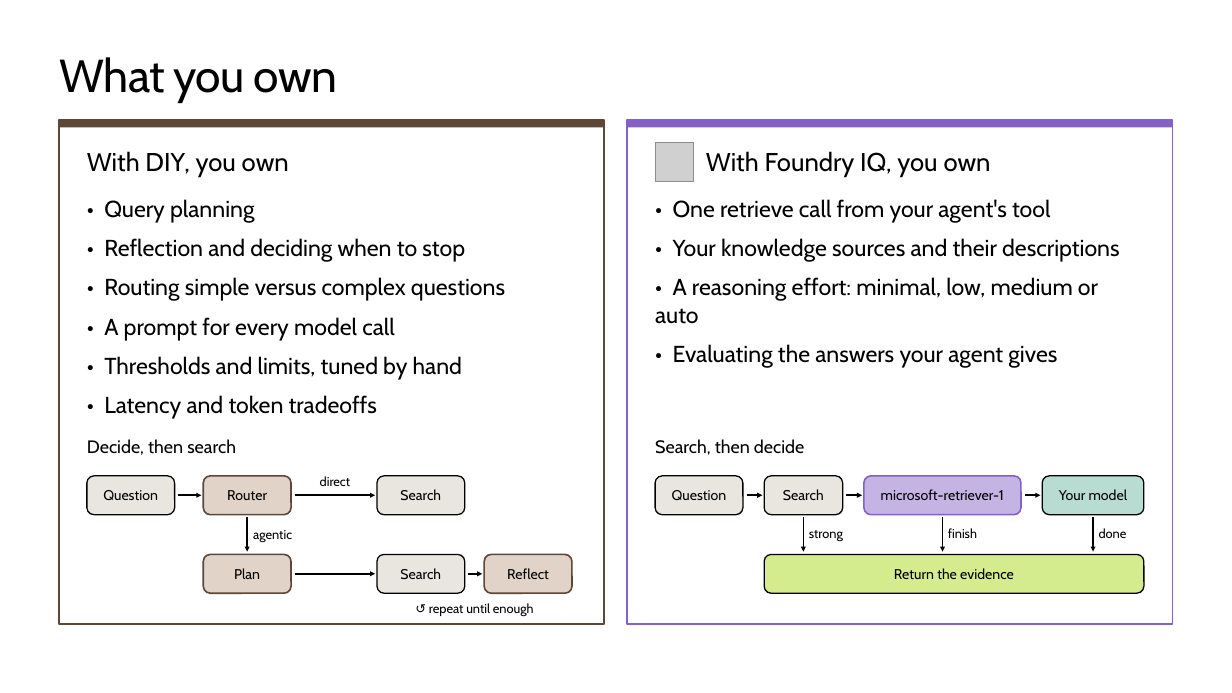
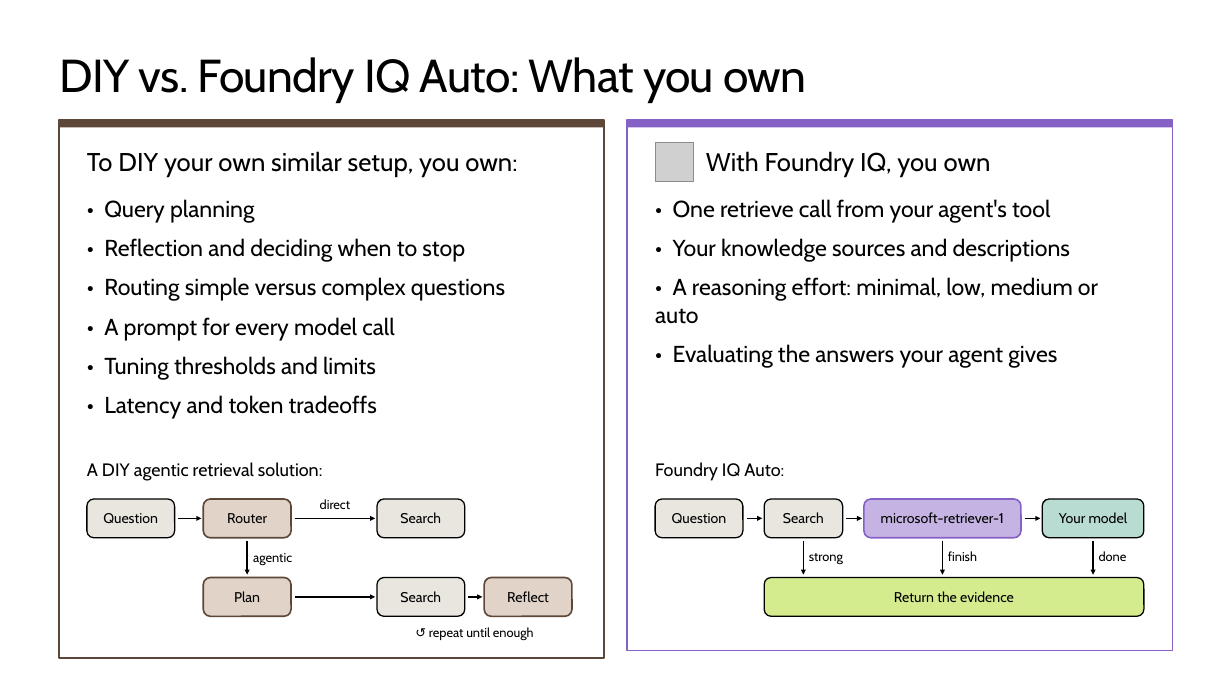
Before and after one commit to microsoft/ignite26-BRK300-building-agentic-retrieval-from-diy-to-foundry-iq, a slide deck: slide 39 of IgniteBRK300-WorkingDeck.pptx (slide 36 before the commit). Drawn at 1232x693 pixels with LibreOffice and Linux fonts; fonts in the diff are those of the drawing; grey boxes stand for pictures; background and template pictures are left out. Boxes give left, top, right and bottom in pixels: in the first picture for what was removed or moved away, otherwise in the second. Text is boxed around its words. In the diff, an @@ line names an element or a change of style, - is before the commit and + after.

Commit message:
Slide updates and use latest SDK for foundry IQ agent

```diff
--- a/IgniteBRK300-WorkingDeck.pptx
+++ b/IgniteBRK300-WorkingDeck.pptx
@@ title at <box>59,57,806,103</box>: text changed @@
-What you own
+DIY vs. Foundry IQ Auto: What you own
@@ rectangle: place and size @@
-rectangle at <box>59,120,604,624</box>
+rectangle at <box>59,120,604,658</box>
@@ rectangle: place and size @@
-rectangle at <box>628,120,1173,624</box>
+rectangle at <box>628,120,1173,651</box>
@@ text at <box>87,151,517,177</box>: text changed @@
-With DIY, you own
+To DIY your own similar setup, you own:
@@ text at <box>673,238,1071,262</box>: text changed @@
-• Your knowledge sources and their descriptions
+• Your knowledge sources and descriptions
@@ text at <box>104,356,376,380</box>: text changed @@
-• Thresholds and limits, tuned by hand
+• Tuning thresholds and limits
@@ text at <box>87,462,323,481</box>: text changed @@
-Decide, then search
+A DIY agentic retrieval solution:
@@ text at <box>655,462,784,481</box>: text changed @@
-Search, then decide
+Foundry IQ Auto:
@@ 11 rounded rectangles, 11 arrows, 6 texts: place and size @@
-11 rounded rectangles, 11 arrows, 6 texts at <box>87,476,1144,617</box>
+11 rounded rectangles, 11 arrows, 6 texts at <box>87,499,1144,641</box>
```
Also in this commit, not shown: 11 other slides changed, 4 slides added, 4 slides removed, 7 other files.
